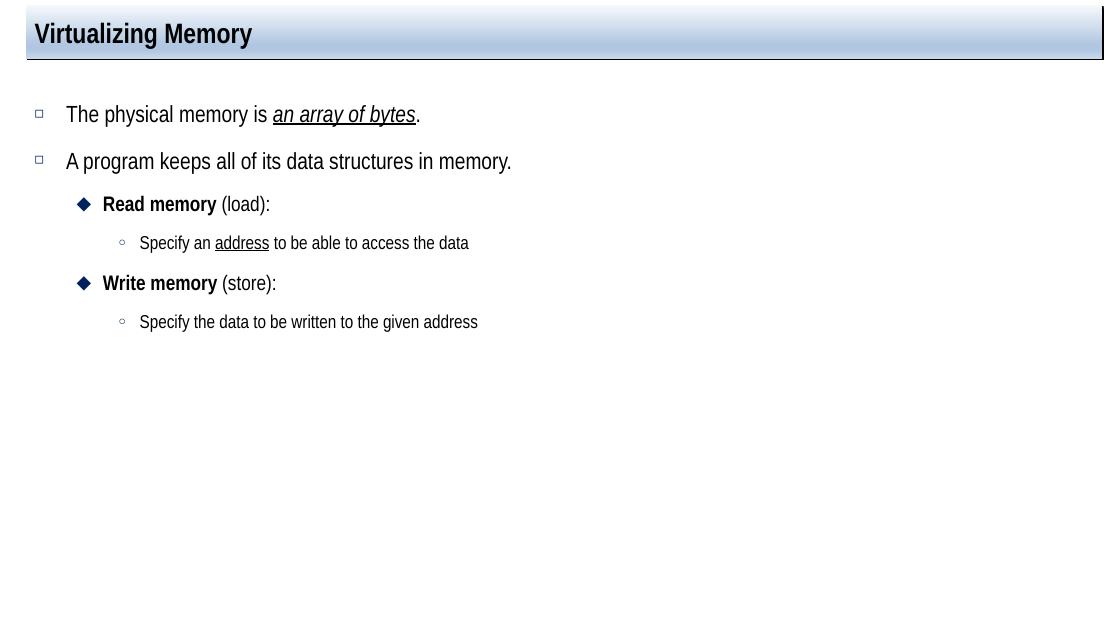
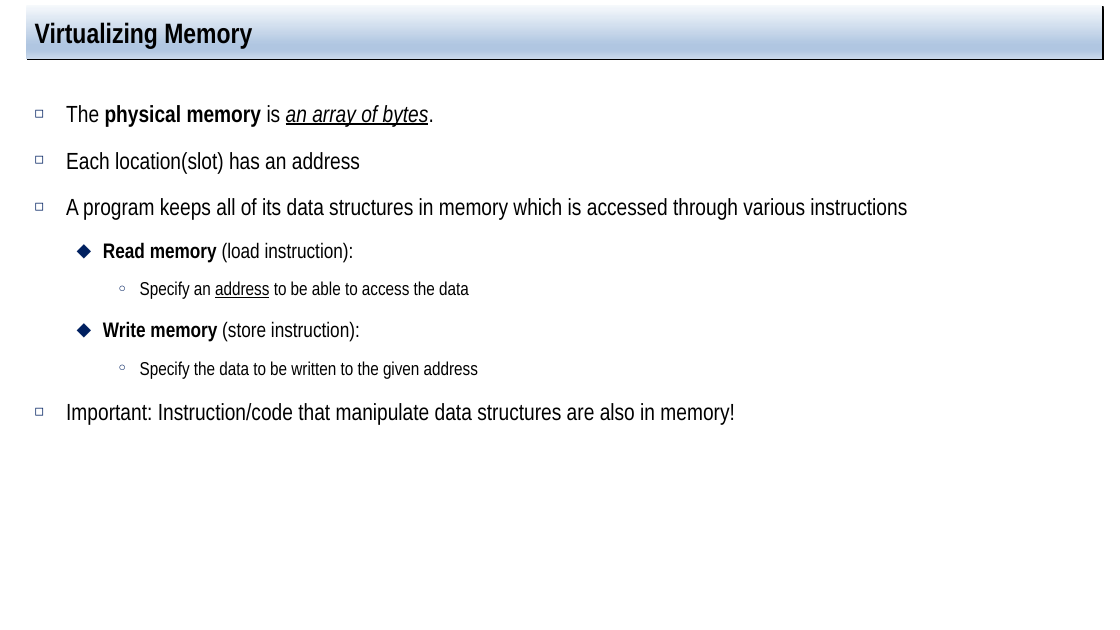
Before and after one commit to jachermocilla/extra-course-materials, a slide deck: slide 16 of cmsc125/ostep/slides/00.Introduction/Introduction_to_operating_system.pptx (slide 14 before the commit). Drawn at 1120x630 pixels with LibreOffice and Linux fonts; fonts in the diff are those of the drawing. Boxes give left, top, right and bottom in pixels: in the first picture for what was removed or moved away, otherwise in the second. Text is boxed around its words. In the diff, an @@ line names an element or a change of style, - is before the commit and + after.

```diff
--- a/cmsc125/ostep/slides/00.Introduction/Introduction_to_operating_system.pptx
+++ b/cmsc125/ostep/slides/00.Introduction/Introduction_to_operating_system.pptx
@@ text at box(66, 105, 434, 127): bold on in "physical memory" @@
@@ text at box(66, 152, 907, 263): text changed @@
-◻ A program keeps all of its data structures in memory.
-  ⬥ Read memory (load):
+◻ Each location(slot) has an address
+◻ A program keeps all of its data structures in memory which is accessed through various instructions
+  ⬥ Read memory (load instruction):
@@ text at box(103, 321, 360, 342): text changed; bold off @@
-  ⬥ Write memory (store):
+  ⬥ Write memory (store instruction):
@@ text at box(66, 403, 735, 425): paragraph added @@
+◻ Important: Instruction/code that manipulate data structures are also in memory!
```
Also in this commit, not shown: 16 other slides changed, 7 slides added.
